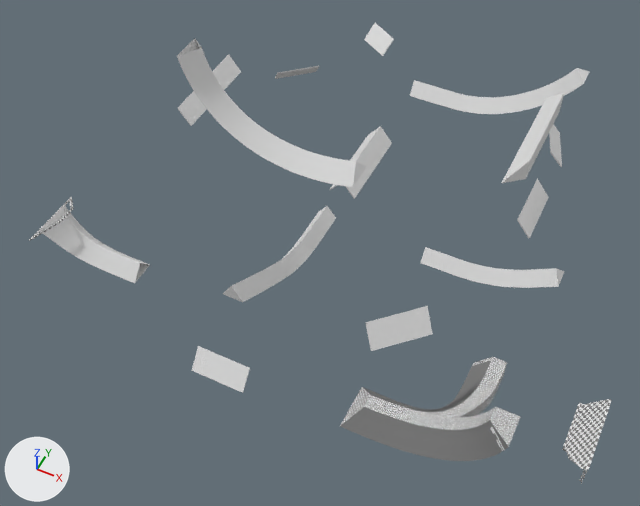
An edit to the Blender file blend/ramps.blend, drawn before and after from the same camera.
Before and after are seen from a 50 mm lens placed at (72.1, -82.7, 107.2), pointed at (28.9, 3.6, -0.8). Arrows for +X, +Y and +Z are at lower left; the lights stay in place.

Names of what the first picture shows: 'Rock.001', 'Rock.018', 'Rock.036', 'lev_ramp.002', 'lev_ramp.003', 'lev_ramp.004', 'lev_ramp.006', 'lev_ramp.007', 'lev_ramp.008', 'lev_ramp.009', 'prop_static_27561.002', 'spawn', 'surf_trick_6.002'.
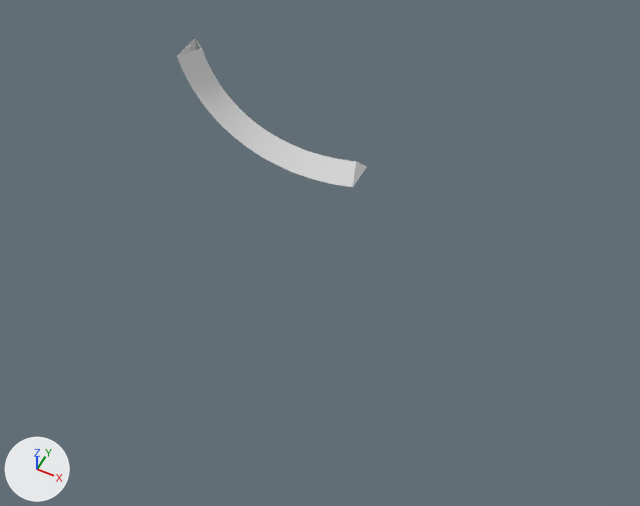
ob_nurbspath is not drawn itself; it is used by a modifier of ob_rock_001.

What differs and where, as boxes (x1, y1, x2, y2) in the pictures (640 x 506 px):
'Rock.018', deleted: before (340, 357, 520, 461)
'prop_static_27561.002', deleted: before (275, 23, 562, 351)
'lev_ramp.002', deleted: before (410, 68, 589, 114)
'Rock.001', deleted: before (39, 205, 150, 283)
'lev_ramp.009', deleted: before (223, 206, 336, 302)
'lev_ramp.006', deleted: before (421, 247, 564, 288)
'surf_trick_6.002', deleted: before (562, 399, 612, 470)
'lev_ramp.004', deleted: before (502, 93, 564, 183)
'lev_ramp.007', deleted: before (192, 346, 250, 393)
'lev_ramp.003', deleted: before (329, 126, 392, 199)
'lev_ramp.008', deleted: before (178, 54, 241, 126)
'Rock.036', deleted: before (29, 197, 74, 241)

The change in detail:
Object 'lev_ramp.002' (ob_lev_ramp_002) is deleted.
Object 'lev_ramp.003' (ob_lev_ramp_003) is deleted.
Object 'prop_static_27561.002' (ob_prop_static_27561_002) is deleted.
Object 'lev_ramp.009' (ob_lev_ramp_009) is deleted.
Object 'lev_ramp.004' (ob_lev_ramp_004) is deleted.
Object 'lev_ramp.006' (ob_lev_ramp_006) is deleted.
Object 'lev_ramp.007' (ob_lev_ramp_007) is deleted.
Object 'lev_ramp.008' (ob_lev_ramp_008) is deleted.
Object 'Rock.018' (ob_rock_018) is deleted.
Object 'surf_trick_6.002' (ob_surf_trick_6_002) is deleted.
Object 'Rock.036' (ob_rock_036) is deleted.
Object 'Rock.001' (ob_rock_001) is deleted.
Object 'NurbsPath' (ob_nurbspath) is deleted.
